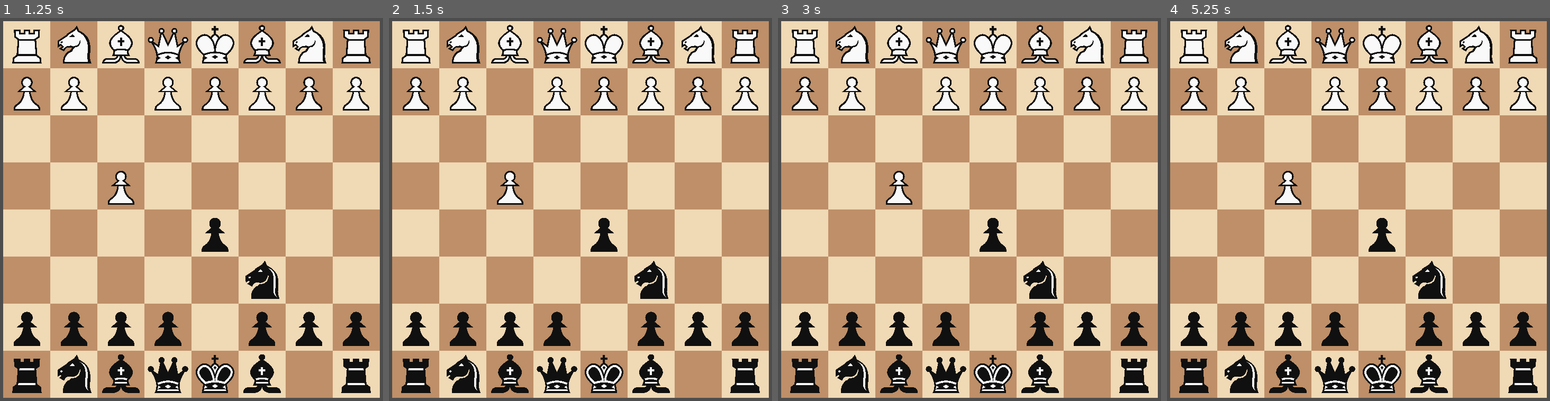
Above: before the commit, frames 1-4 (left to right).
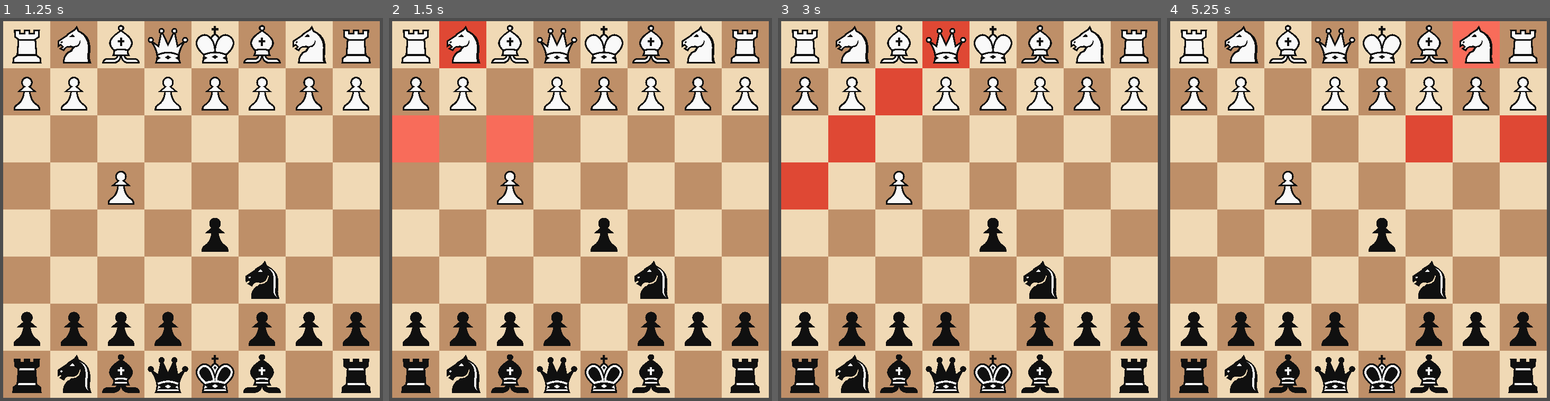
Above: after the commit, the same moments.

Repository: imaducklol/chess
Game: Godot game, scene res://main.tscn
The game is run twice, just before and just after one commit, with the same random seed, the same clock (stepped at 60 frames per second) and the same inputs.
Inputs (mouse positions are in pixels of both pictures, inside the frame that each line leads up to):
- Up to frame 1 (1.25 s): click (26, 44) at 0.52 s
- Up to frame 2 (1.5 s): click (461, 44) at 1.27 s
- Up to frame 3 (3 s): click (900, 44) at 2.02 s; click (946, 44) at 2.77 s
- Up to frame 4 (5.25 s): click (1381, 44) at 3.52 s; click (1427, 44) at 4.27 s; click (1477, 44) at 5.02 s

Frame 1 is identical in both runs. In frame 2, 4.0% of the frame differs, in the area x 0-38%, y 0-38%; in frame 3, 5.5%, in the area x 0-50%, y 0-50%; in frame 4, 4.0%.

Commit message:
Initial minimax implementation with pruning Also a major refactor to get board accessing proper

Diff:
--- a/scripts/board.gd
+++ b/scripts/board.gd
@@ -2,25 +2,28 @@
 extends Node2D
 
 ## The chess board
-var board: Array[Piece] = []
+var main_board: Array[Piece] = []
 var turn: bool
 
 signal board_updated
 
 var board_helper: BoardHelper
 var move_generation: MoveGeneration
+var minimax: MiniMax
+
 
 # Called when the node enters the scene tree for the first time.
 func _ready() -> void:
 	board_helper = BoardHelper.new()
-	move_generation = MoveGeneration.new()
+	move_generation = MoveGeneration.new(main_board)
+	minimax = MiniMax.new()
 
-	board_helper.initialize_board(board)
+	board_helper.initialize_board(main_board)
 	#board_helper.load_from_fen(board, turn, "rnbqkbnr/pppppppp/8/8/8/8/PPPPPPPP/RNBQKBNR w KQkq - 0 1", board_updated)
 	#board_helper.load_from_fen(board, turn, "rnbqkbnr/pp1ppppp/8/2p5/4P3/8/PPPP1PPP/RNBQKBNR w KQkq c6 0 2", board_updated)
-	board_helper.load_from_fen(board, turn, "rnbqkbnr/pp1ppppp/8/2p5/4P3/5N2/PPPP1PPP/RNBQKB1R b KQkq - 1 2", board_updated)
+	board_helper.load_from_fen(main_board, turn, "rnbqkbnr/pp1ppppp/8/2p5/4P3/5N2/PPPP1PPP/RNBQKB1R b KQkq - 1 2", board_updated)
 
-func move(src: int, dest: int) -> void:
+func move(board: Array[Piece], src: int, dest: int) -> void:
 	var piece := board[src]
 	if piece.type == Piece.Type.NONE:
 		return;
@@ -53,9 +56,9 @@
 	board[dest] = board[src]
 	board[src] = Piece.new()
 	turn = !turn
-	print(board_eval(board))
+	print(minimax.board_eval(board))
 
-func get_moves(pos: int) -> Array[int]:
+func get_moves(board: Array[Piece], pos: int) -> Array[int]:
 	var piece := board[pos]
 
 	if not (piece.team == Piece.Team.WHITE) == turn:
@@ -75,35 +78,3 @@
 		Piece.Type.ROOK:
 			return move_generation.rook_moves(piece, pos)
 	return []
-
-func board_eval(board_to_eval: Array[Piece]) -> float:
-	var eval := 0.0
-	eval += pieces_value(board_to_eval)
-	return eval
-
-func pieces_value(board_to_eval: Array[Piece]) -> float:
-	var value := 0.0
-	for i in range(0, 64):
-		var piece_value := 0.0
-		var piece := board_to_eval[i]
-		match piece.type:
-			Piece.Type.NONE:
-				continue
-			Piece.Type.PAWN:
-				piece_value = 1
-			Piece.Type.KNIGHT:
-				piece_value = 3
-			Piece.Type.BISHOP:
-				piece_value = 3
-			Piece.Type.ROOK:
-				piece_value = 5
-			Piece.Type.QUEEN:
-				piece_value = 9
-			Piece.Type.KING:
-				piece_value = 200
-
-		if piece.team == Piece.Team.BLACK:
-			piece_value *= -1
-
-		value += piece_value
-	return value
--- a/scripts/board_display.gd
+++ b/scripts/board_display.gd
@@ -38,9 +38,9 @@
 	# First selection
 	if (selected_piece == -1):
 		# Don't select a none piece
-		if (GlobalBoard.board[pos].type == Piece.Type.NONE):
+		if (GlobalBoard.main_board[pos].type == Piece.Type.NONE):
 			return
-		selected_piece_moves = GlobalBoard.get_moves(pos)
+		selected_piece_moves = GlobalBoard.get_moves(GlobalBoard.main_board, pos)
 		if selected_piece_moves.size() == 0:
 			return
 		selected_piece = pos
@@ -53,13 +53,12 @@
 	# Second selection
 	else:
 		if pos in selected_piece_moves:
-			GlobalBoard.move(selected_piece, pos)
-		selected_piece = -1
-		selected_piece_moves.clear()
-		for tile in highlighted:
-			tile.queue_free()
-		highlighted.clear()
-		update()
+			GlobalBoard.move(GlobalBoard.main_board, selected_piece, pos)
+			clear_highlight_selection()
+			GlobalBoard.minimax.run()
+			update()
+		else:
+			clear_highlight_selection()
 		return
 
 func highlight(pos: int) -> void:
@@ -75,6 +74,13 @@
 	add_child(tile)
 	highlighted.append(tile)
 
+func clear_highlight_selection():
+	selected_piece = -1
+	selected_piece_moves.clear()
+	for tile in highlighted:
+		tile.queue_free()
+	highlighted.clear()
+	update()
 
 ## Setup the board and tiles
 func setup() -> void:
@@ -122,7 +128,7 @@
 			button.size = (Vector2(board_scale, board_scale))
 			button.set_position(Vector2(rotated_i*board_scale, rotated_j*board_scale) + board_position)
 
-			var piece := GlobalBoard.board[i*8 + j]
+			var piece := GlobalBoard.main_board[i*8 + j]
 			var file_string: String = ""
 			var icon: Texture2D
 			match piece.team:
--- a/scripts/board_helper.gd
+++ b/scripts/board_helper.gd
@@ -35,7 +35,7 @@
 			j += 1
 
 	match segments[1]:
-		'w': GlobalBoard.turn = true
-		'b': GlobalBoard.turn = false
+		'w': GlobalBoard.turn = false
+		'b': GlobalBoard.turn = true
 		_: printerr("Error in loading fen: Character `", segments[1], "` not recognized as a team")
 	board_updated.emit()
--- /dev/null
+++ b/scripts/minimax.gd
@@ -0,0 +1,93 @@
+class_name MiniMax
+
+func run():
+	var moves = get_possible_moves(GlobalBoard.main_board, Piece.Team.BLACK)
+	print(moves)
+	var move = moves.pick_random()
+	GlobalBoard.move(GlobalBoard.main_board, move.x, move.y)
+
+func minimax(board: Array[Piece], depth: int, is_maximizing: bool, pruning: bool, alpha: float, beta: float):
+	if depth == 0:
+		return board_eval(board)
+
+	if is_maximizing:
+		var max_eval = -INF
+		for move in get_possible_moves(board, Piece.Team.WHITE):
+			var testboard = board.duplicate()
+			GlobalBoard.make_move(testboard , move.x, move.y)
+			var eval = minimax(testboard , depth - 1, false, false, alpha, beta)
+			max_eval = max(max_eval, eval)
+			alpha = max(alpha, eval)
+			if beta <= alpha:
+				break
+		return max_eval
+	else:
+		var min_eval = INF
+		for move in get_possible_moves(board, Piece.Team.BLACK):
+			var testboard = board.duplicate()
+			GlobalBoard.make_move(testboard , move.x, move.y)
+			var eval = minimax(testboard, depth - 1, true, false, alpha, beta)
+			min_eval = min(min_eval, eval)
+			beta = min(beta, eval)
+			if beta <= alpha:
+				break
+		return min_eval
+
+func best_move(board: Array[Piece], depth: int, player: Piece.Team):
+	var best_move = null
+	var best_value = -INF if player == Piece.Team.WHITE else INF
+
+	for move in get_possible_moves(board, player):
+		var testboard = board.duplicate()
+		GlobalBoard.make_move(testboard, move, player)
+		var eval = minimax(testboard, depth - 1, player == Piece.Team.BLACK, false, -INF, INF)
+
+		if player == Piece.Team.WHITE and eval > best_value:
+			best_value = eval
+			best_move = move
+		elif player == Piece.Team.BLACK and eval < best_value:
+			best_value = eval
+			best_move = move
+	return best_move
+
+func board_eval(board_to_eval: Array[Piece]) -> float:
+	var eval := 0.0
+	eval += pieces_value(board_to_eval)
+	return eval
+
+func pieces_value(board_to_eval: Array[Piece]) -> float:
+	var value := 0.0
+	for i in range(0, 64):
+		var piece_value := 0.0
+		var piece := board_to_eval[i]
+		match piece.type:
+			Piece.Type.NONE:
+				continue
+			Piece.Type.PAWN:
+				piece_value = 1
+			Piece.Type.KNIGHT:
+				piece_value = 3
+			Piece.Type.BISHOP:
+				piece_value = 3
+			Piece.Type.ROOK:
+				piece_value = 5
+			Piece.Type.QUEEN:
+				piece_value = 9
+			Piece.Type.KING:
+				piece_value = 200
+
+		if piece.team == Piece.Team.BLACK:
+			piece_value *= -1
+
+		value += piece_value
+	return value
+
+func get_possible_moves(board: Array[Piece], team: Piece.Team) -> Array[Vector2i]:
+	var moves: Array[Vector2i] = []
+	for src in range(0, 64):
+		var piece := board[src]
+		if piece.team == team:
+			var piece_moves := GlobalBoard.get_moves(board, src)
+			for move in piece_moves:
+				moves.append(Vector2i(src, move))
+	return moves
--- a/scripts/move_generation.gd
+++ b/scripts/move_generation.gd
@@ -2,8 +2,8 @@
 
 var board: Array[Piece]
 
-func _init() -> void:
-	board = GlobalBoard.board
+func _init(init_board: Array[Piece]) -> void:
+	board = init_board
 
 func _valid_position(pos: int) -> bool:
 	return 0 <= pos and pos <= 63
Not shown, changed: builds/windows.zip
